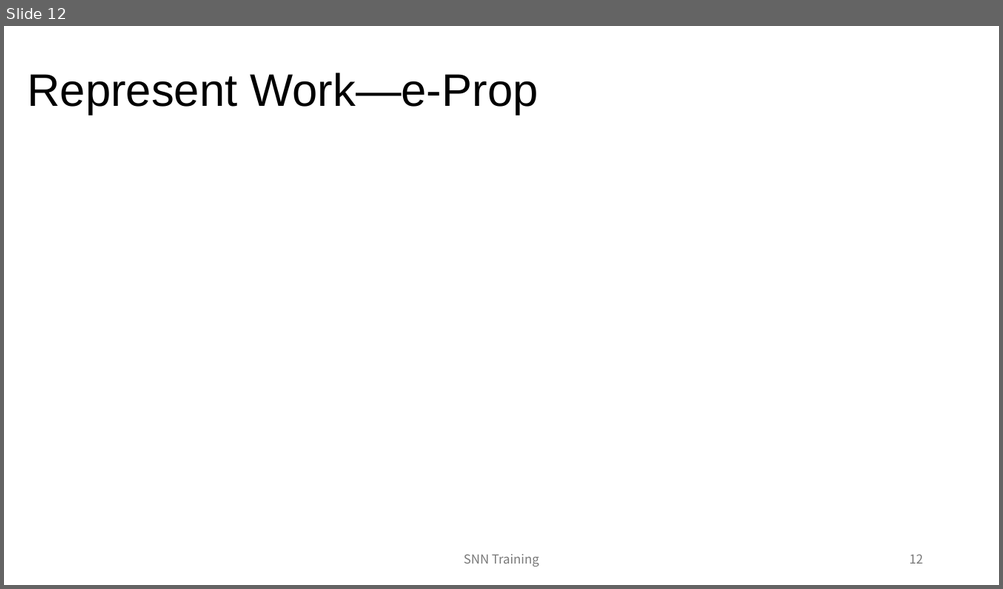
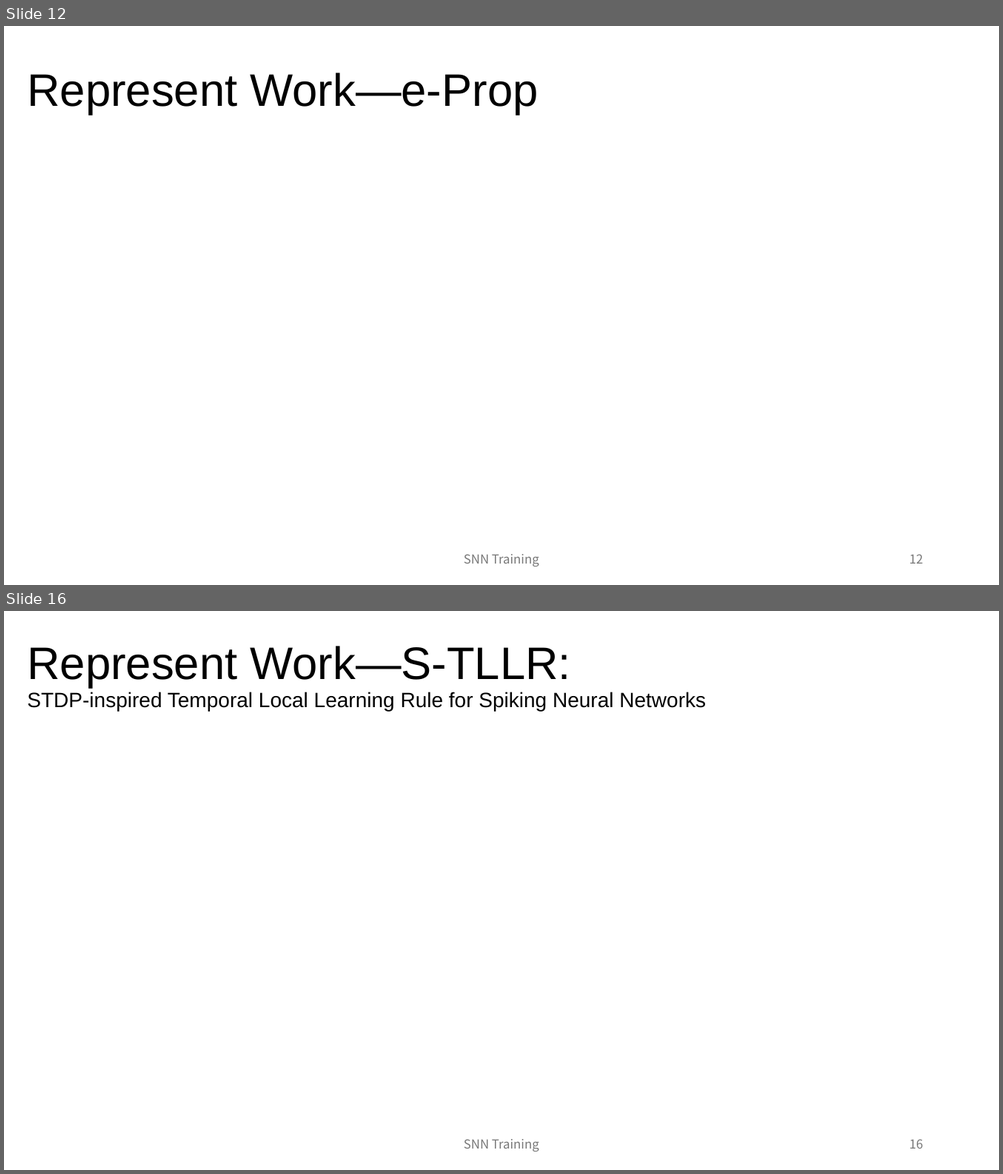
Before and after one commit to Taotu02feather/SNNInformationReconstruction, a slide deck: GroupMeeting&CourseSlide/Slide/Week4_SNN Training.pptx. Shown one above the other, each under a label of ours: slide 12 before the commit, slides 12 and 16 after it; the slides between them are not shown. The pictures are 1003x589 and 1003x1174 pixels, drawn with LibreOffice and Linux fonts; fonts in the diff are those of the drawing. Boxes give left, top, right and bottom in pixels: in the first picture for what was removed or moved away, otherwise in the second. Text is boxed around its words. In the diff, an @@ line names an element or a change of style, - is before the commit and + after.

```diff
--- a/GroupMeeting&CourseSlide/Slide/Week4_SNN Training.pptx
+++ b/GroupMeeting&CourseSlide/Slide/Week4_SNN Training.pptx
@@ slide 16 added at <box>4,611,999,1170</box>, background #FFFFFF @@
@@ title added at <box>27,646,706,711</box>, 20 pt, text #000000 @@
+Represent Work—S-TLLR:
+STDP-inspired Temporal Local Learning Rule for Spiking Neural Networks
@@ text added at <box>464,1139,539,1152</box>, 12 pt, text #797979 @@
+SNN Training
@@ page number added at <box>909,1139,923,1149</box>, 12 pt, text #797979 @@
+16
```
Also in this commit, not shown: 3 slides changed, 42 other files.
